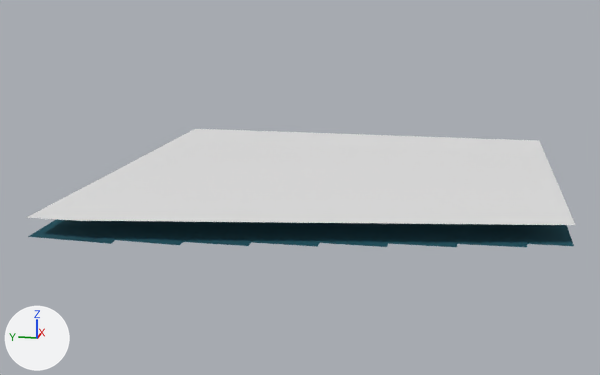
One commit to the glTF model eloria-assets/maps/continent-v2/ravenhead/client/chunks/03_13/world.glb: the scene before it, then after it.
One viewpoint serves both versions: a 50 mm camera at (-785.4, -353.3, 40.8) aimed at (-607.8, -317.8, -3.6). Lighting does not change. The marker at lower left points along +X, +Y and +Z. The older version comes first. Where no turn or scale is listed for an object, it has been applied to the vertices. Vertices at exactly the same position are counted once.

Names of what the first picture shows: 'AuthoredGround_ravenheadBase_ravenhead_03_13', 'Terrain_ravenhead_03_13', 'Water_ravenhead_03_13'.
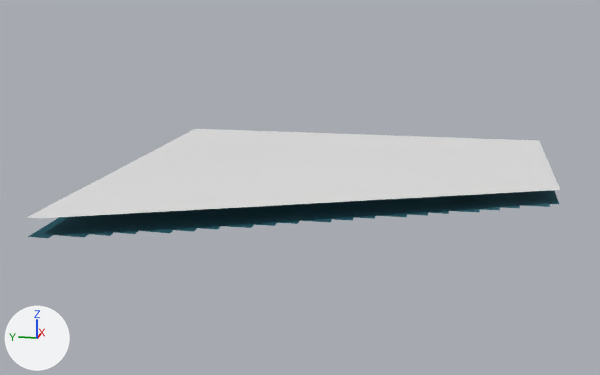
What differs and where, as boxes [x1, y1, x2, y2] in the pictures (600 x 375 px):
'Water_ravenhead_03_13', reshaped (7% shorter)
    before: [26, 129, 575, 225]
    after: [26, 129, 560, 218]
'AuthoredGround_ravenheadBase_ravenhead_03_13', reshaped
    before: [28, 219, 574, 247]
    after: [28, 190, 559, 238]
'Terrain_ravenhead_03_13', reshaped (mostly hidden)
    before: [101, 240, 539, 247]
    after: [59, 204, 549, 236]
part 1 of me_terrain_ravenhead_03_13, deleted
    before: [101, 240, 539, 247]
part 3 of me_authoredground_ravenheadbase_ravenhead_03_13, deleted (cyan)
    before: [49, 223, 574, 247]

Edits to the bpy script that builds the scene:
```text
Change me_terrain_ravenhead_03_13:
    used by ob_terrain_ravenhead_03_13; location = (-2505.0, 7096.0, 0.0)
    remove me_terrain_ravenhead_03_13.from_pydata(...)  # 2247 vertices, 4300 faces; spans x 1851.0..1947.0, y -7469.0..-7373.0, z -4.1..-2.0
    add me_terrain_ravenhead_03_13.from_pydata(...)  # 1931 vertices, 3668 faces; spans x 1851.0..1947.0, y -7469.0..-7373.0, z -3.9..-2.0
    me_terrain_ravenhead_03_13 part 1: 316 vertices removed from x 1851.0..1889.0, y -7469.0..-7379.0, z -4.1..-3.1
Change me_water_ravenhead_03_13:
    where me_water_ravenhead_03_13.from_pydata(...)  # 5 vertices, 3 faces; spans x 1851.0..1947.0, y -7469.0..-7373.0, z 0.0
    used by ob_water_ravenhead_03_13; location = (-2505.0, 7096.0, 0.0)
    me_water_ravenhead_03_13 part 2
    me_water_ravenhead_03_13.vertices[0].co: (1865.3, -7469.0, 0.0) -> (1891.2, -7469.0, 0.0)  # pixel (575, 225) -> pixel (560, 189)
    me_water_ravenhead_03_13.vertices[4].co: (1851.0, -7383.0, 0.0) -> (1851.0, -7375.6, 0.0)  # pixel (78, 220) -> pixel (39, 218)
Change me_authoredground_ravenheadbase_ravenhead_03_13:
    used by ob_authoredground_ravenheadbase_ravenhead_03_13; location = (-2505.0, 7096.0, 0.0)
    remove me_authoredground_ravenheadbase_ravenhead_03_13.from_pydata(...)  # 2247 vertices, 4293 faces; spans x 1851.0..1947.0, y -7469.0..-7373.0, z -4.1..-2.0
    add me_authoredground_ravenheadbase_ravenhead_03_13.from_pydata(...)  # 1931 vertices, 3664 faces; spans x 1851.0..1947.0, y -7469.0..-7373.0, z -3.9..-2.0
    me_authoredground_ravenheadbase_ravenhead_03_13 part 3: 316 vertices removed from x 1851.0..1889.0, y -7469.0..-7379.0, z -4.1..-3.0
```
